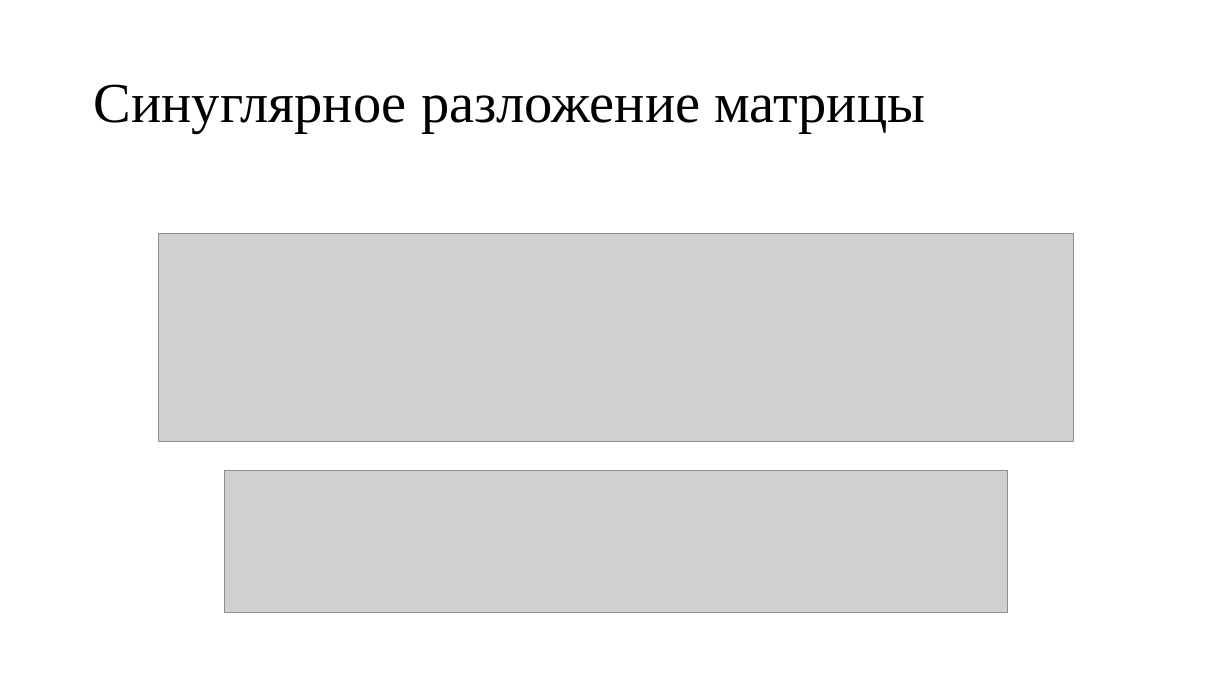
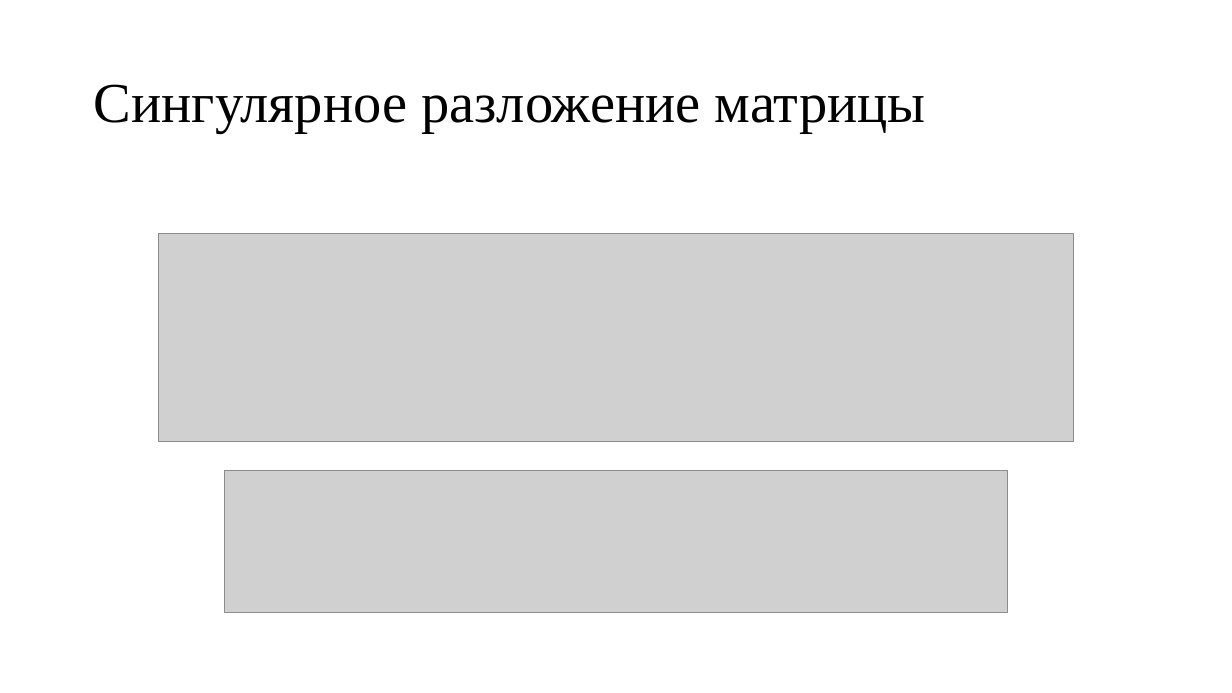
Before and after one commit to sven4500/masters-diploma, a slide deck: slide 18 of Презентация/Пезентация.ppt (slide 19 before the commit). Drawn at 1232x693 pixels with LibreOffice and Linux fonts; fonts in the diff are those of the drawing; grey boxes stand for pictures. Boxes give left, top, right and bottom in pixels: in the first picture for what was removed or moved away, otherwise in the second. Text is boxed around its words. In the diff, an @@ line names an element or a change of style, - is before the commit and + after.

```diff
--- a/Презентация/Пезентация.ppt
+++ b/Презентация/Пезентация.ppt
@@ title at bbox=[94, 84, 926, 133]: text changed @@
-Синуглярное разложение матрицы
+Сингулярное разложение матрицы
```
Also in this commit, not shown: 12 other slides changed, 2 slides added, 2 slides removed.
